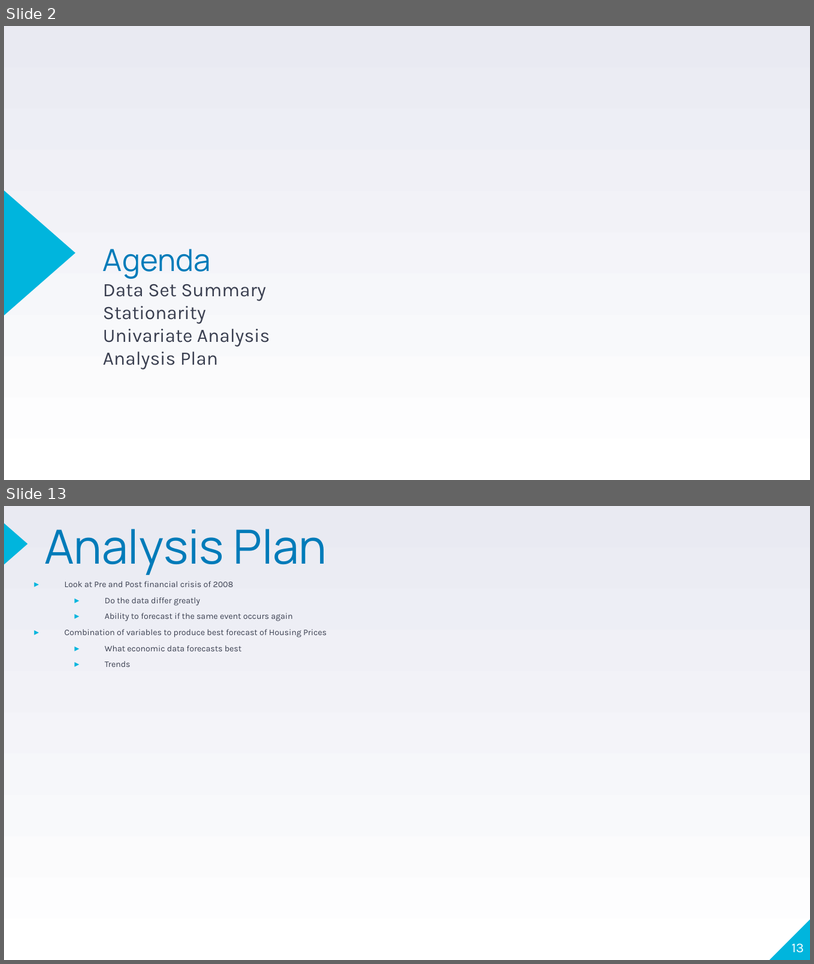
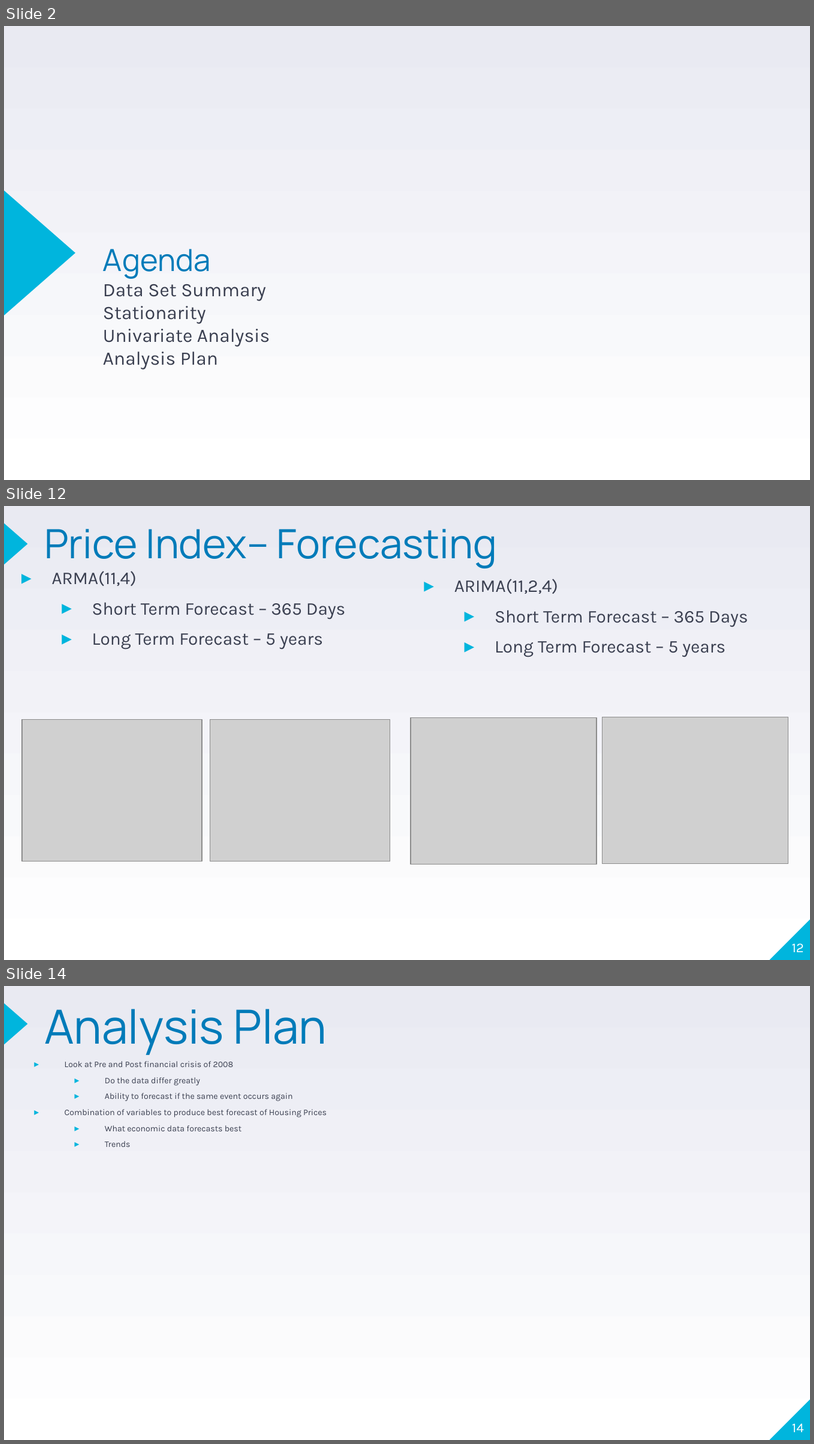
Before and after one commit to jherbaugh/MSDS6373_TS_Project, a slide deck: TS_6373_Project_Jason_Alexander.ppt. Shown one above the other, each under a label of ours: slides 2 and 13 before the commit, slides 2, 12 and 14 after it; the slides between them are not shown. The pictures are 814x964 and 814x1444 pixels, drawn with LibreOffice and Linux fonts; fonts in the diff are those of the drawing; grey boxes stand for pictures. Boxes give left, top, right and bottom in pixels: in the first picture for what was removed or moved away, otherwise in the second. Text is boxed around its words. In the diff, an @@ line names an element or a change of style, - is before the commit and + after.

```diff
--- a/TS_6373_Project_Jason_Alexander.ppt
+++ b/TS_6373_Project_Jason_Alexander.ppt
@@ slide 12 added at (x1=4, y1=506, x2=810, y2=960), background gradient #FFFFFF to #E9EAF2; not listed: 2 template elements that a slide beside it also shows @@
@@ title added at (x1=44, y1=529, x2=497, y2=568), 36 pt, text #007BB9 @@
+Price Index– Forecasting
@@ text added at (x1=52, y1=571, x2=346, y2=649), 16 pt, text #3A3F50 @@
+▸ ARMA(11,4)
+  ▸ Short Term Forecast – 365 Days
+  ▸ Long Term Forecast – 5 years
@@ text added at (x1=455, y1=579, x2=749, y2=657), 16 pt, text #3A3F50 @@
+▸ ARIMA(11,2,4)
+  ▸ Short Term Forecast – 365 Days
+  ▸ Long Term Forecast – 5 years
@@ picture added at (x1=22, y1=720, x2=201, y2=862) @@
@@ picture added at (x1=210, y1=720, x2=390, y2=862) @@
@@ picture added at (x1=411, y1=717, x2=597, y2=864) @@
@@ picture added at (x1=602, y1=717, x2=789, y2=864) @@
@@ page number added at (x1=792, y1=943, x2=804, y2=952), 12 pt, text #FFFFFF @@
+12
@@ what was slide 13 is now slide 14 @@
@@ page number at (x1=792, y1=1423, x2=804, y2=1432): text changed @@
-13
+14
```
Also in this commit, not shown: 5 slides changed, 5 other slides added, 5 slides removed, 2 other files.
